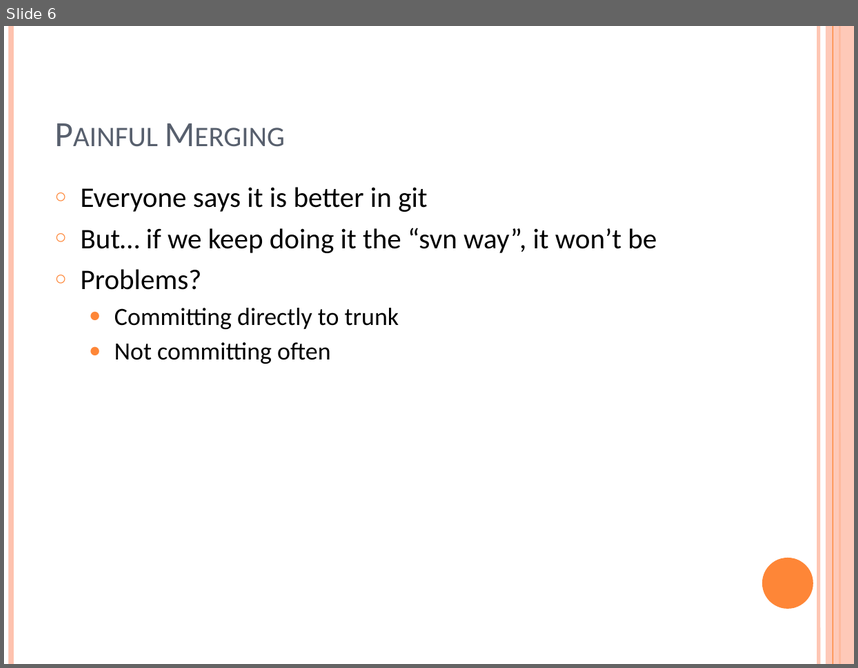
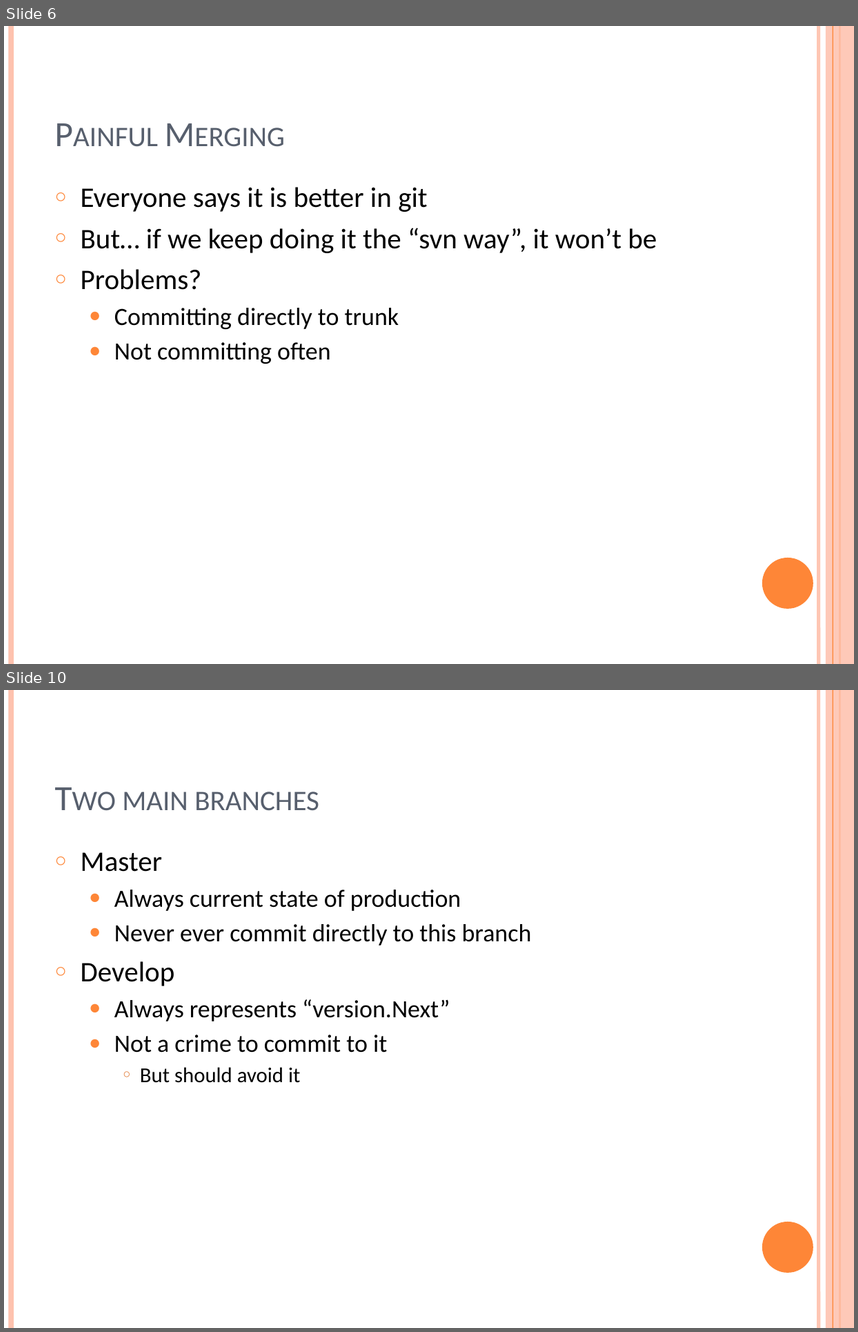
Before and after one commit to ungood/presentations, a slide deck: GitFlow/The Case for Git (Flow).pptx. Shown one above the other, each under a label of ours: slide 6 before the commit, slides 6 and 10 after it; the slides between them are not shown. The pictures are 858x668 and 858x1332 pixels, drawn with LibreOffice and Linux fonts; fonts in the diff are those of the drawing. Boxes give left, top, right and bottom in pixels: in the first picture for what was removed or moved away, otherwise in the second. Text is boxed around its words. In the diff, an @@ line names an element or a change of style, - is before the commit and + after.

```diff
--- a/GitFlow/The Case for Git (Flow).pptx
+++ b/GitFlow/The Case for Git (Flow).pptx
@@ slide 10 added at (4,690,854,1328), background #FFFFFF; not listed: 6 template elements that a slide beside it also shows @@
@@ title added at (122,791,319,811), 30 pt, text #575F6D, small capitals @@
+Two main branches
@@ text added at (81,852,532,1083), 21 pt, text #000000 @@
+○ Master
+  ● Always current state of production
+  ● Never ever commit directly to this branch
+○ Develop
+  ● Always represents “version.Next”
+  ● Not a crime to commit to it
+    ○ But should avoid it
```
Also in this commit, not shown: 1 slide changed, 10 other slides added, 1 slide removed, 1 other file.
